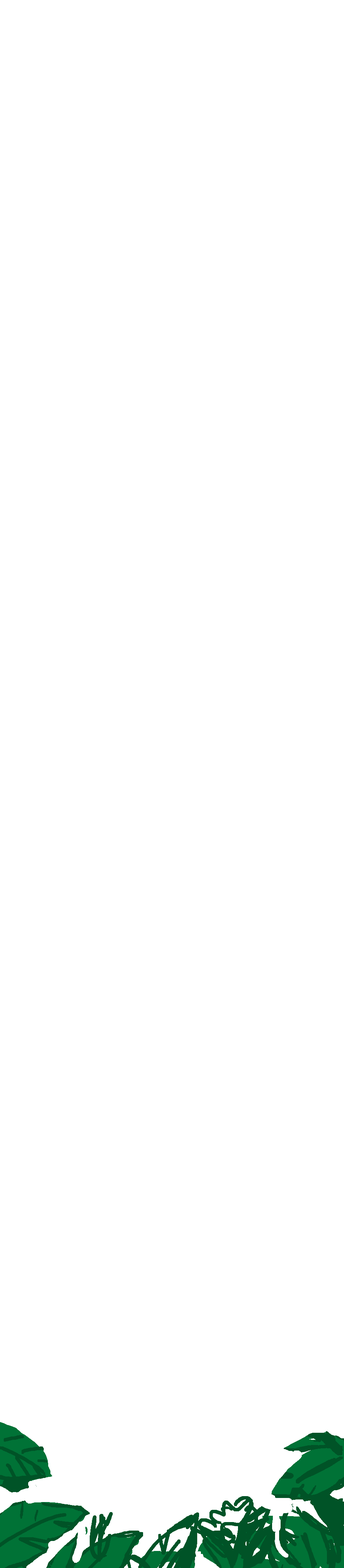
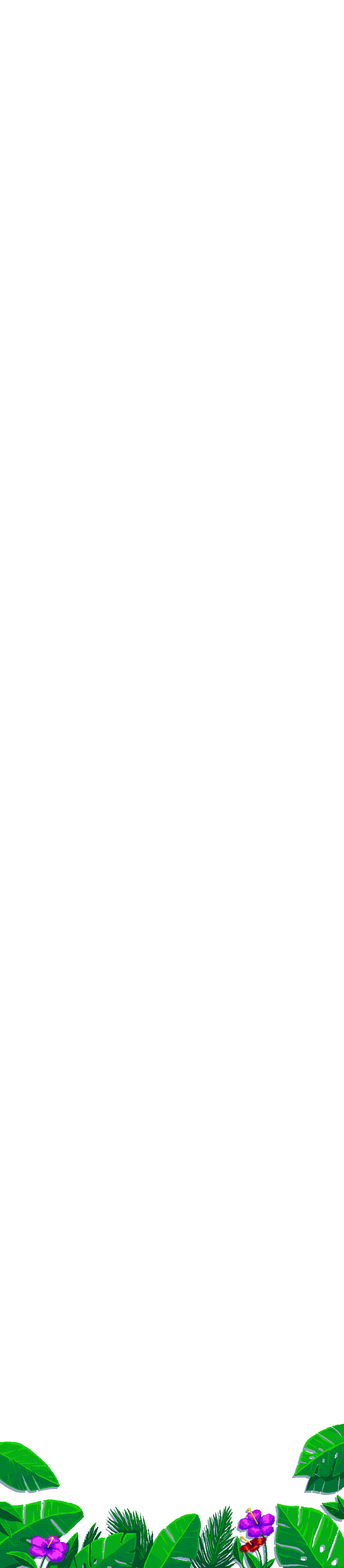
Comparing the layer stacks of the two w=344, h=1568 images. Changes:
added layer "Layer 7" above "Layer 5" over 0, 1494, 344, 1568
added layer "Layer 5" above "Layer 4" over 12, 1534, 317, 1568
painted on "Layer 4" over 0, 1422, 344, 1568
added layer "Layer 6" above "Layer 4 copy" over 81, 1505, 239, 1568
added layer "Layer 7 copy" (43%) over 0, 1426, 342, 1568
